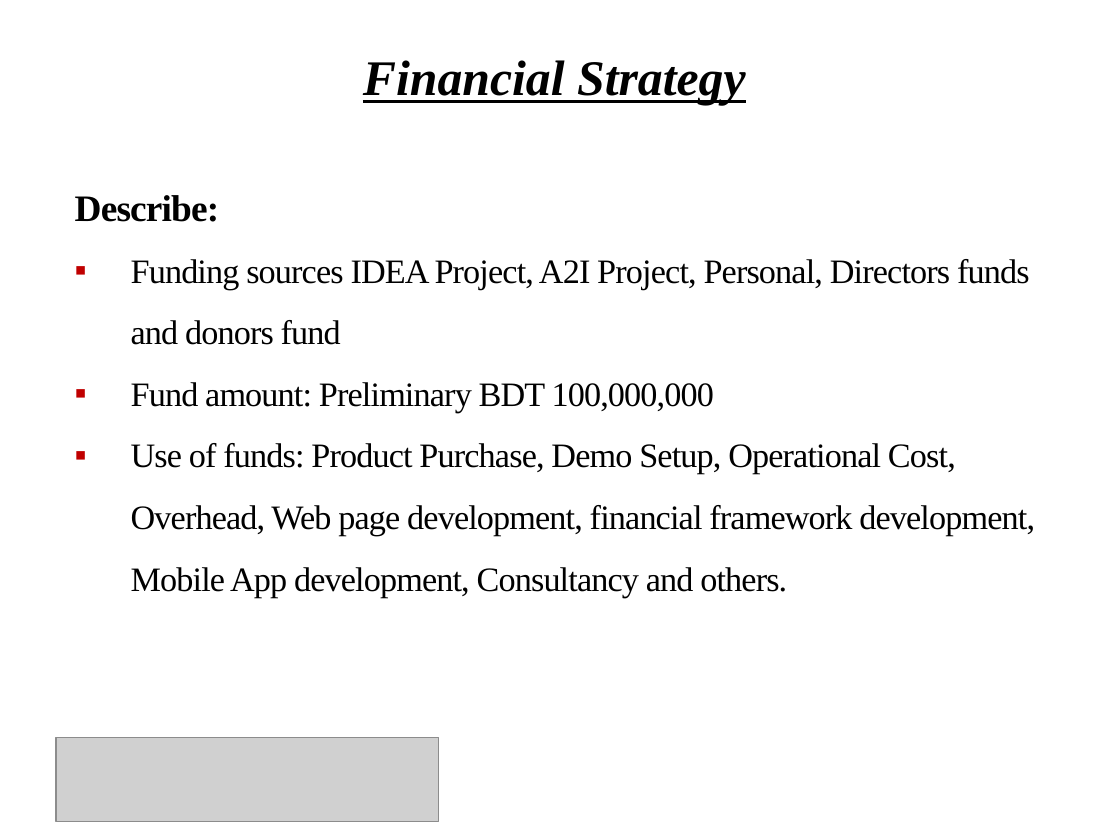
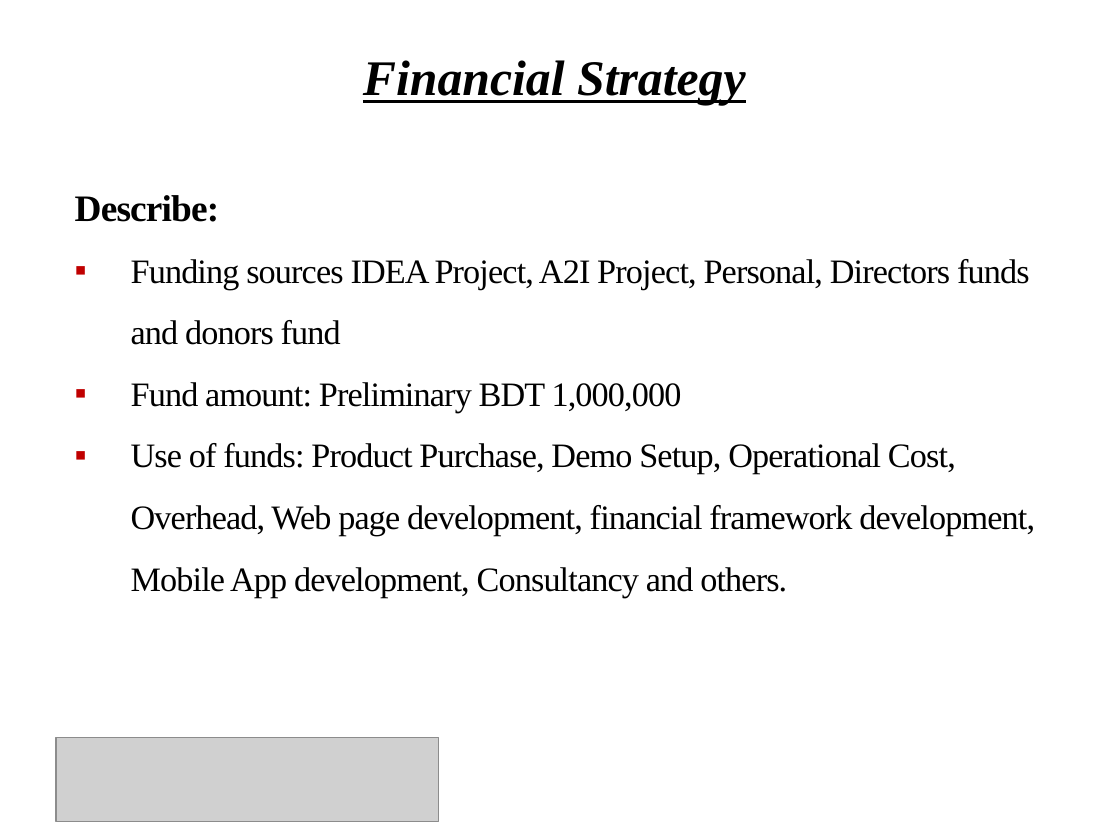
Before and after one commit to Shuvoneel/SRCL, a slide deck: slide 26 of Startup/Presentation_iDEA.pptx (slide 25 before the commit). Drawn at 1120x840 pixels with LibreOffice and Linux fonts; fonts in the diff are those of the drawing; grey boxes stand for pictures; background and template pictures are left out. Boxes give left, top, right and bottom in pixels: in the first picture for what was removed or moved away, otherwise in the second. Text is boxed around its words. In the diff, an @@ line names an element or a change of style, - is before the commit and + after.

```diff
--- a/Startup/Presentation_iDEA.pptx
+++ b/Startup/Presentation_iDEA.pptx
@@ text at (131,382,682,413): text changed @@
-▪ Fund amount: Preliminary BDT 100,000,000
+▪ Fund amount: Preliminary BDT 1,000,000
```
Also in this commit, not shown: 2 other slides changed, 1 slide added, 3 other files.
